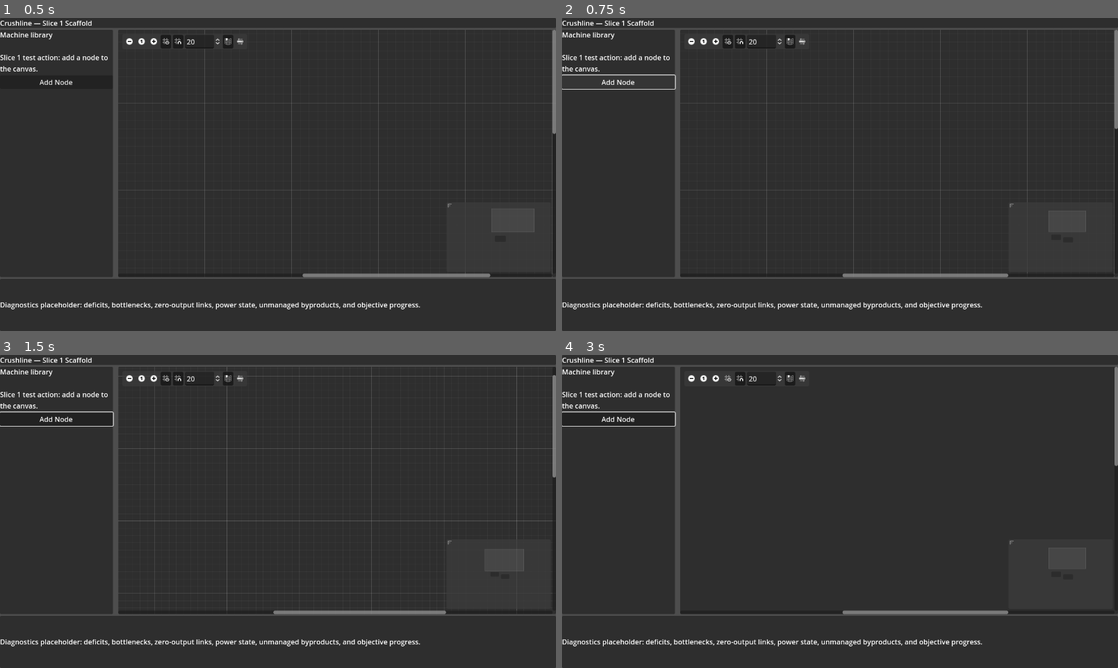
Above: before the commit, frames 1-4 (two rows, left to right).
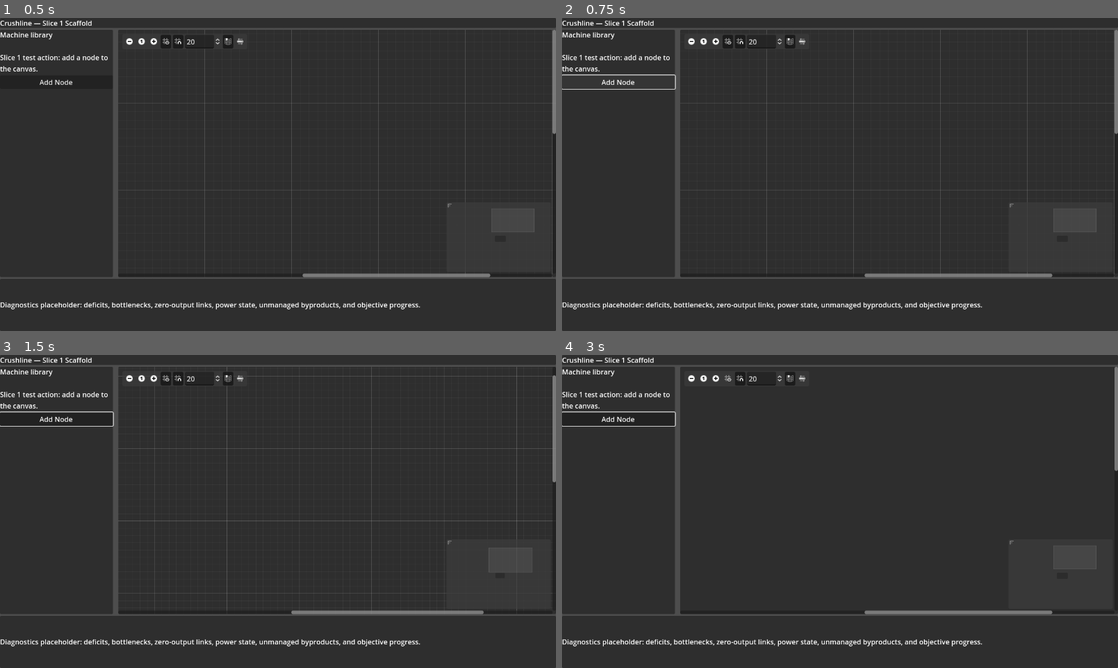
Above: after the commit, the same moments.

Repository: killerbearddude/Crushline-Godot
Game: Godot game, scene res://scenes/main/Main.tscn
Same seed, same stepped clock (60 frames per second), same inputs: the game is played once before the commit and once after it.
Inputs (mouse positions are in pixels of both pictures, inside the frame that each line leads up to):
- Up to frame 1 (0.5 s): no input
- Up to frame 2 (0.75 s): click "Add Node" at 0.5 s
- Up to frame 3 (1.5 s): click (127, 380) at 1.25 s
- Up to frame 4 (3 s): click (717, 380) at 2 s; click (728, 380) at 2.75 s

Frame 1 is identical in both runs. In frame 2, 0.2% of the frame differs, in the area x 50-100%, y 35-83%; in frame 3, 0.1%; in frame 4, 0.2%.
Error after the commit: Invalid access to property or key 'pressed' on a base object of type 'null instance'. (res://scripts/ui/main_controller.gd:14)

Commit message:
Add basic machine button bindings

Diff:
--- a/scripts/ui/main_controller.gd
+++ b/scripts/ui/main_controller.gd
@@ -1,12 +1,19 @@
 extends Control
 
-@onready var add_node_button := get_node("Root/Body/MachineLibraryPanel/MachineLibraryContents/AddNodeButton") as Button
 @onready var graph_view := get_node("Root/Body/ProductionGraphView") as GraphEdit
 
 func _ready() -> void:
-	add_node_button.pressed.connect(_on_add_node_button_pressed)
+	_bind_button("Root/Body/MachineLibraryPanel/MachineLibraryContents/AddResourceSourceButton", "Resource Source", "In: none", "Out: Iron Ore")
+	_bind_button("Root/Body/MachineLibraryPanel/MachineLibraryContents/AddCrusherButton", "Crusher", "In: Iron Ore", "Out: Crushed Iron Ore")
+	_bind_button("Root/Body/MachineLibraryPanel/MachineLibraryContents/AddWasherButton", "Washer", "In: Crushed Iron Ore", "Out: Washed Iron Ore")
+	_bind_button("Root/Body/MachineLibraryPanel/MachineLibraryContents/AddSmelterButton", "Smelter", "In: Washed Iron Ore", "Out: Iron Ingot")
 
 
-func _on_add_node_button_pressed() -> void:
+func _bind_button(button_path: String, machine_display_name: String, input_port_label: String, output_port_label: String) -> void:
+	var button := get_node(button_path) as Button
+	button.pressed.connect(_on_add_machine_pressed.bind(machine_display_name, input_port_label, output_port_label))
+
+
+func _on_add_machine_pressed(machine_display_name: String, input_port_label: String, output_port_label: String) -> void:
 	if graph_view.has_method("add_placeholder_machine_node"):
-		graph_view.call("add_placeholder_machine_node", "Processor", "In: input", "Out: output")
+		graph_view.call("add_placeholder_machine_node", machine_display_name, input_port_label, output_port_label)
